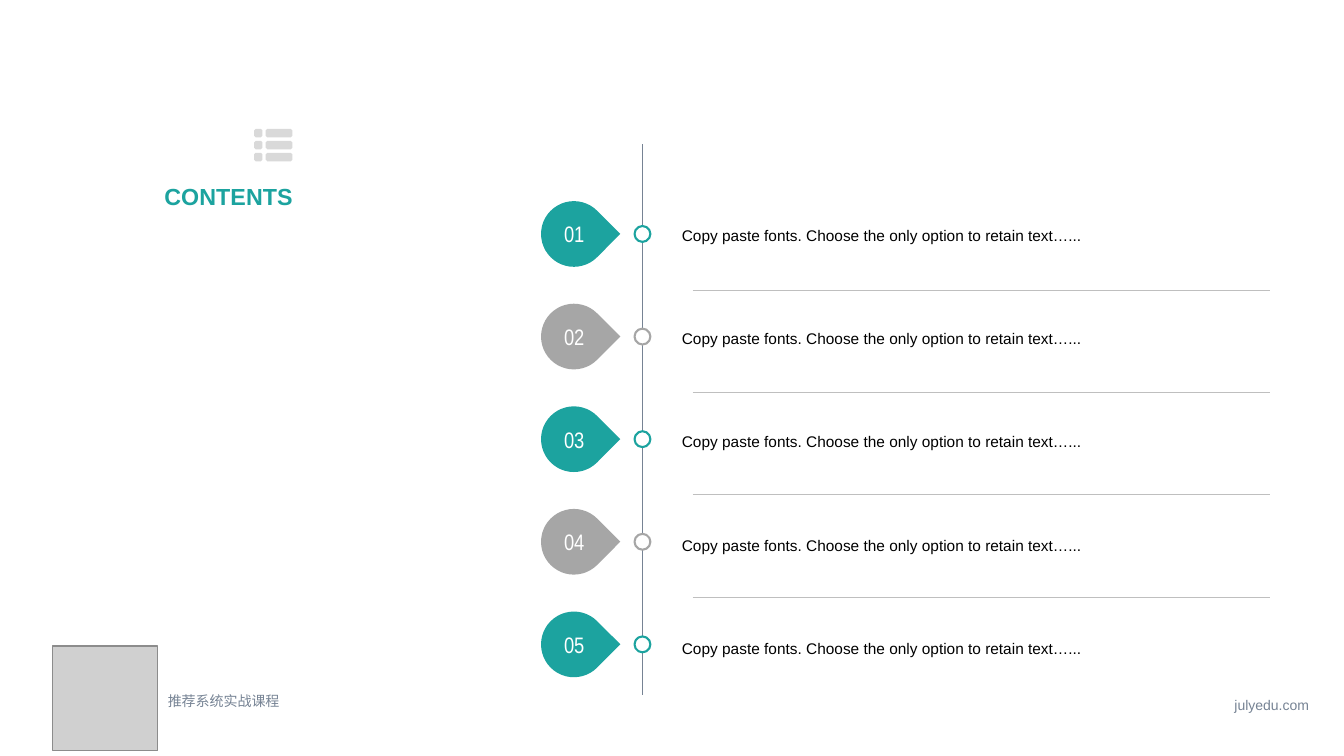
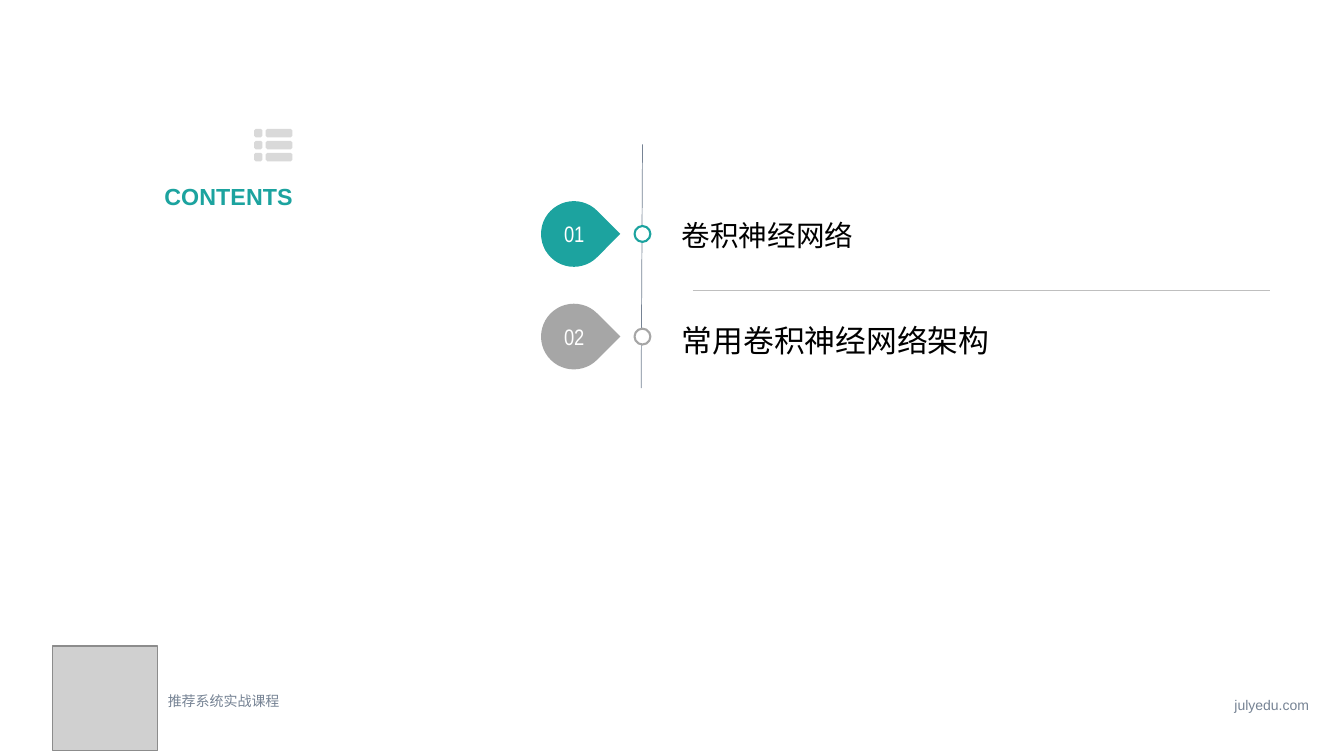
Before and after one commit to ZeweiChu/PyTorch-Course, a slide deck: slide 2 of 第四课.pptx. Drawn at 1344x756 pixels with LibreOffice and Linux fonts; fonts in the diff are those of the drawing; grey boxes stand for pictures. Boxes give left, top, right and bottom in pixels: in the first picture for what was removed or moved away, otherwise in the second. Text is boxed around its words. In the diff, an @@ line names an element or a change of style, - is before the commit and + after.

```diff
--- a/第四课.pptx
+++ b/第四课.pptx
@@ line moved from (642, 144) - (642, 695) to (642, 144) - (641, 388) @@
@@ text at [682,221,853,249]: text changed; size 11 to 20.4 pt @@
-Copy paste fonts. Choose the only option to retain text…...
+卷积神经网络
@@ text at [682,326,989,355]: text changed; size 11 to 22 pt @@
-Copy paste fonts. Choose the only option to retain text…...
+常用卷积神经网络架构
@@ group removed at [528,392,1270,691]: 6 ellipses, 3 teardrops, 3 texts, 3 lines @@
-03
-04
-05
-Copy paste fonts. Choose the only option to retain text…...
-Copy paste fonts. Choose the only option to retain text…...
-Copy paste fonts. Choose the only option to retain text…...
```
Also in this commit, not shown: 3 other slides changed, 4 slides added, 3 slides removed, 4 other files.
